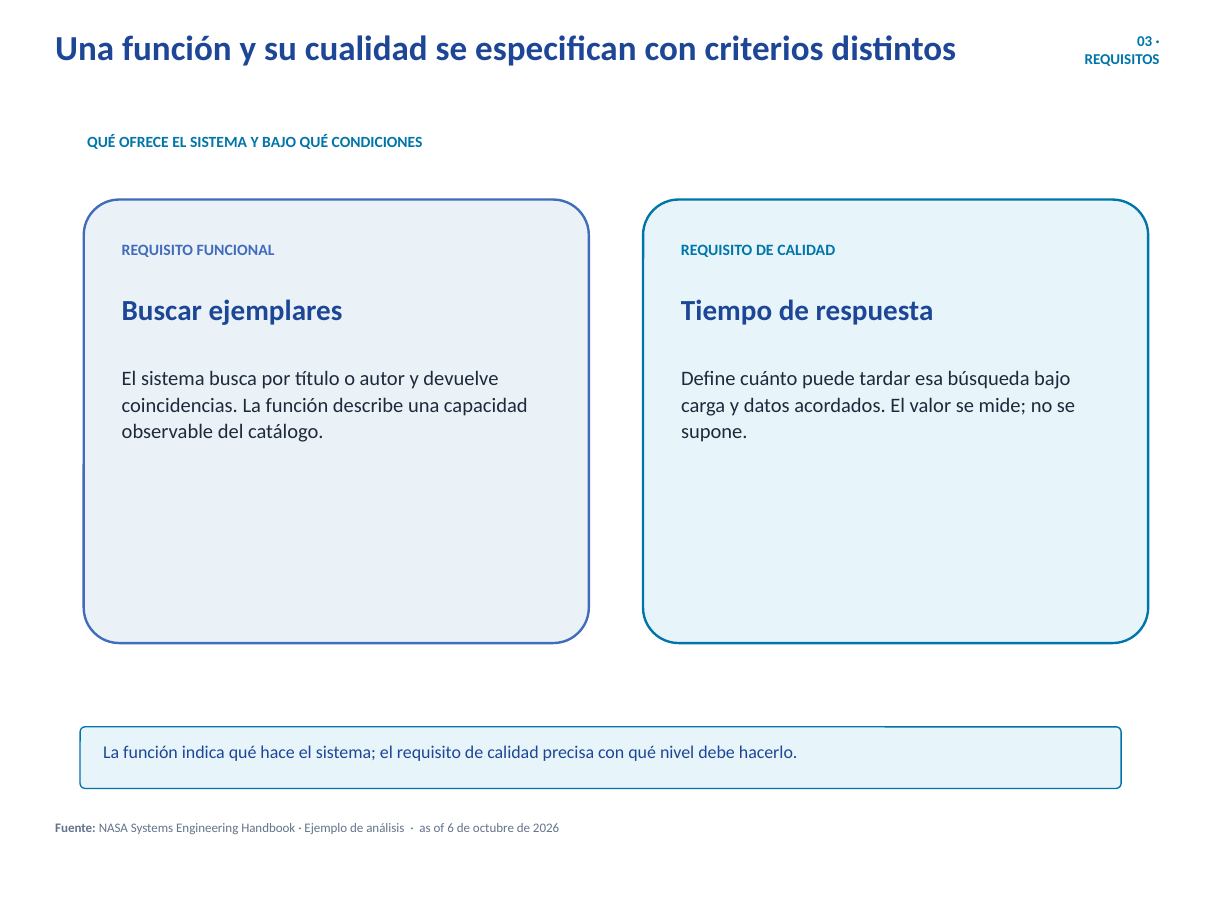
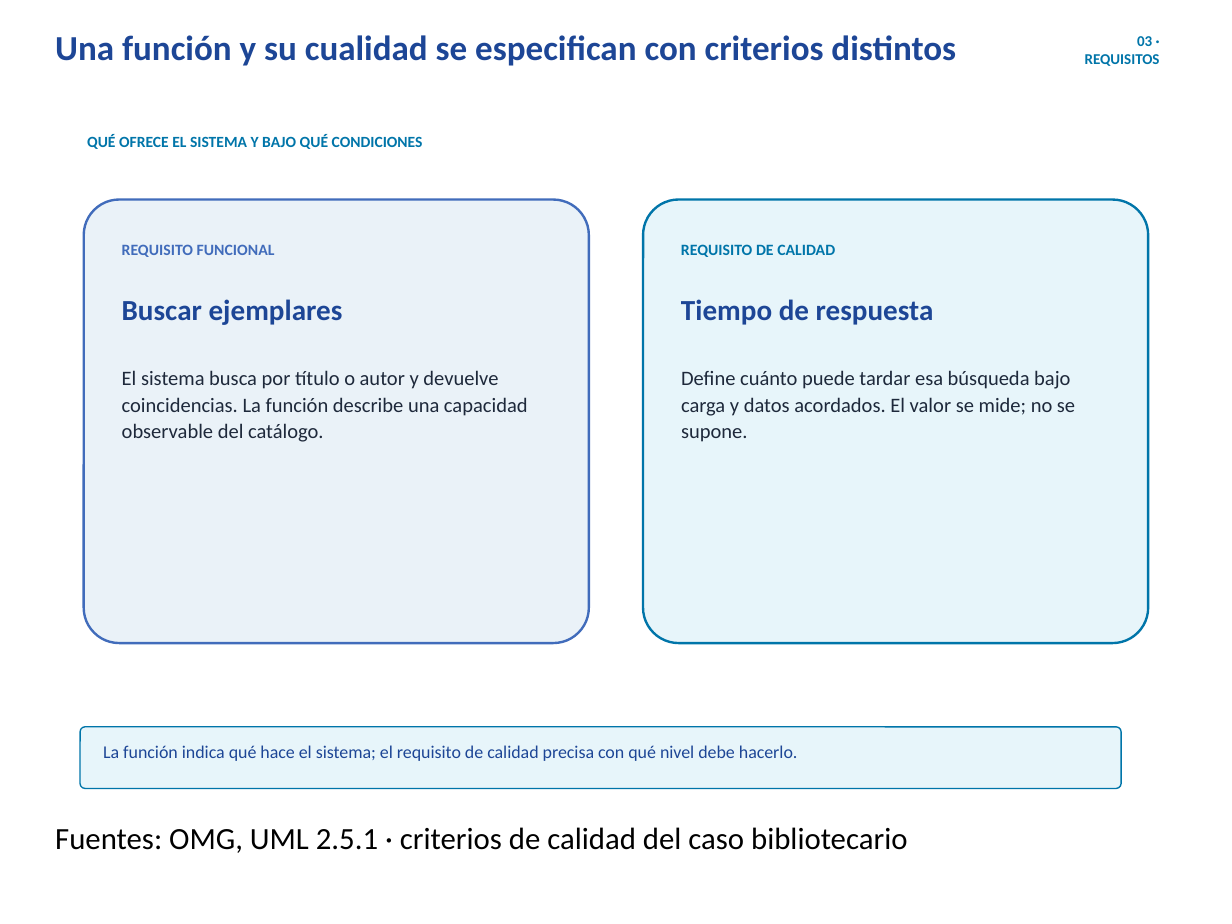
Before and after one commit to erickbravob/sistemas-informacion-i, a slide deck: slide 4 of materiales/actividad-1/tema-01-uml-requisitos-v23.pptx. Drawn at 1232x924 pixels with LibreOffice and Linux fonts; fonts in the diff are those of the drawing; background and template pictures are left out. Boxes give left, top, right and bottom in pixels: in the first picture for what was removed or moved away, otherwise in the second. Text is boxed around its words. In the diff, an @@ line names an element or a change of style, - is before the commit and + after.

```diff
--- a/materiales/actividad-1/tema-01-uml-requisitos-v23.pptx
+++ b/materiales/actividad-1/tema-01-uml-requisitos-v23.pptx
@@ text at bbox=[55, 827, 907, 853]: text changed; size 7.6 to 18 pt; text colour #64748B to #000000 @@
-Fuente: NASA Systems Engineering Handbook · Ejemplo de análisis · as of 6 de octubre de 2026
+Fuentes: OMG, UML 2.5.1 · criterios de calidad del caso bibliotecario
```
Also in this commit, not shown: 4 other slides changed, 1 slide added, 7 other files.
